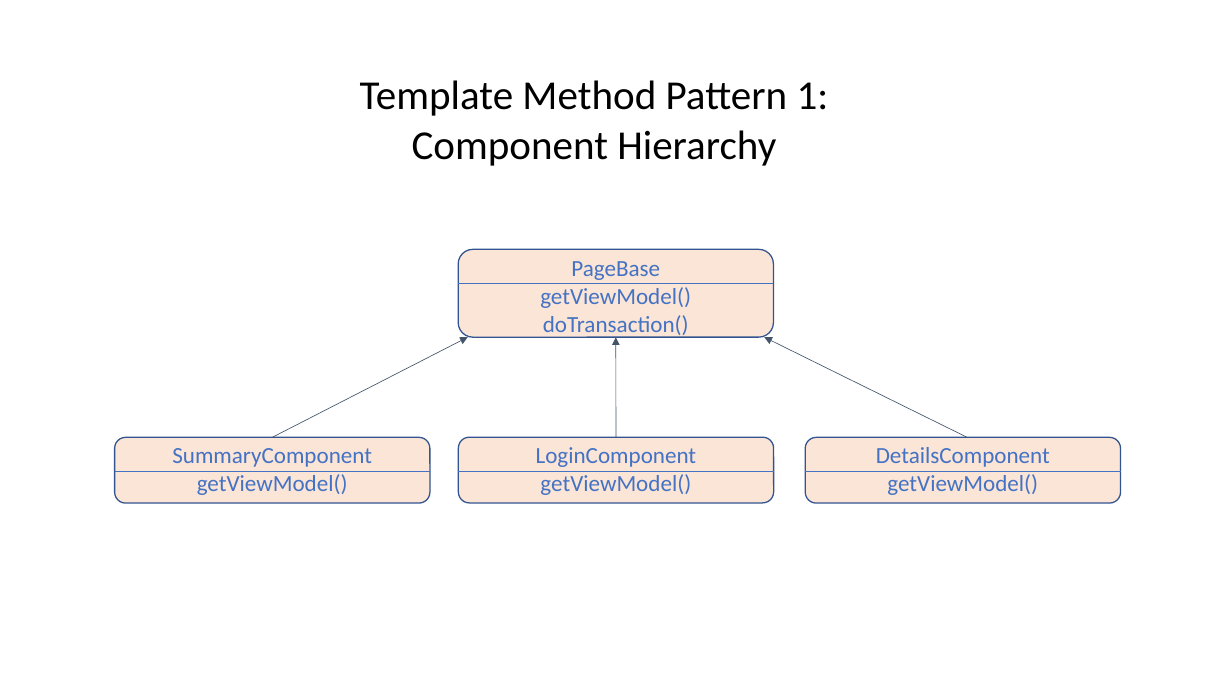
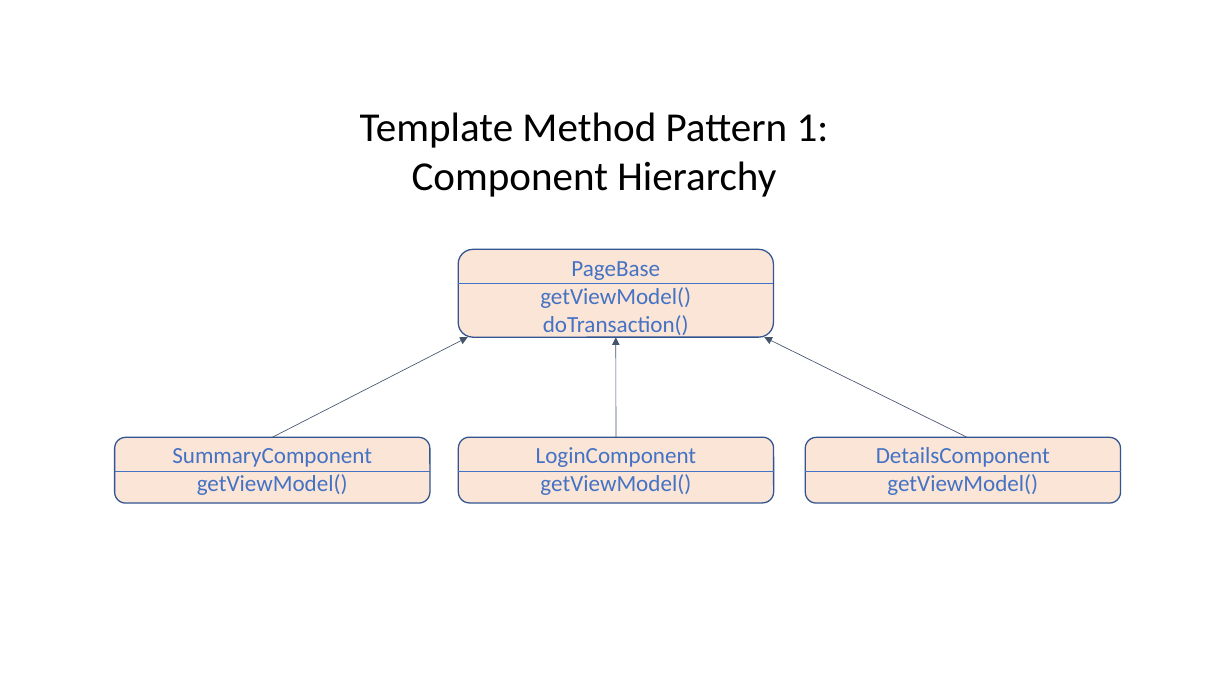
Before and after one commit to dhui808/mobileweb-angular-mvc-poc, a slide deck: slide 5 of images/mvcflow.pptx. Drawn at 1232x693 pixels with LibreOffice and Linux fonts; fonts in the diff are those of the drawing. Boxes give left, top, right and bottom in pixels: in the first picture for what was removed or moved away, otherwise in the second. Text is boxed around its words. In the diff, an @@ line names an element or a change of style, - is before the commit and + after.

```diff
--- a/images/mvcflow.pptx
+++ b/images/mvcflow.pptx
@@ text "Template Method Pattern 1:": place and size @@
-text "Template Method Pattern 1:" at (360, 80, 829, 166)
+text "Template Method Pattern 1:" at (360, 112, 829, 197)
```
Also in this commit, not shown: 5 other slides changed, 7 other files.
